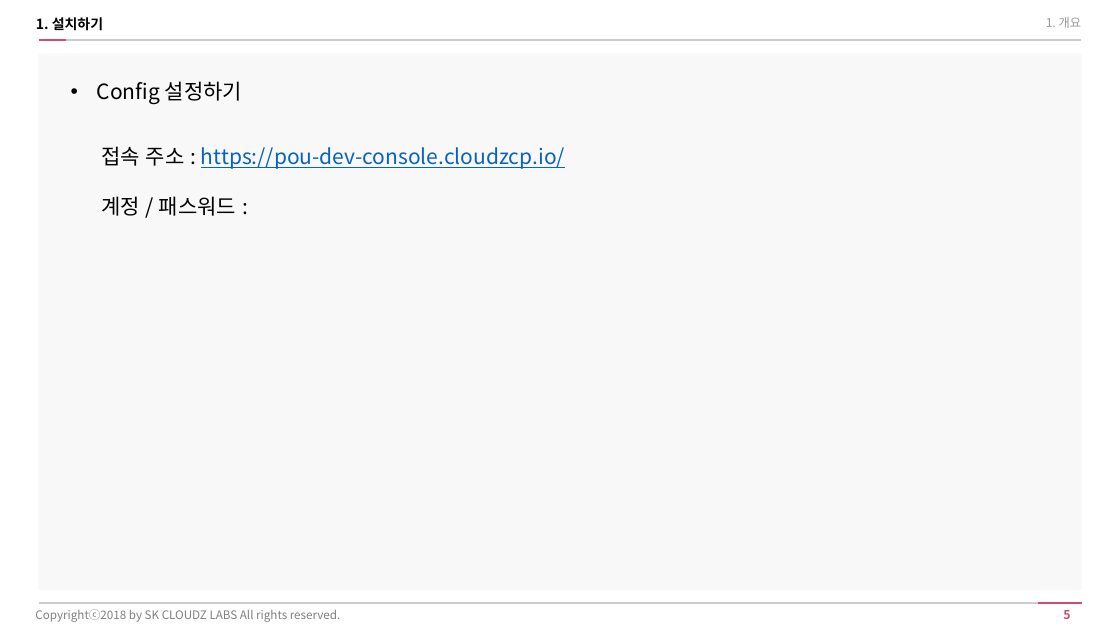
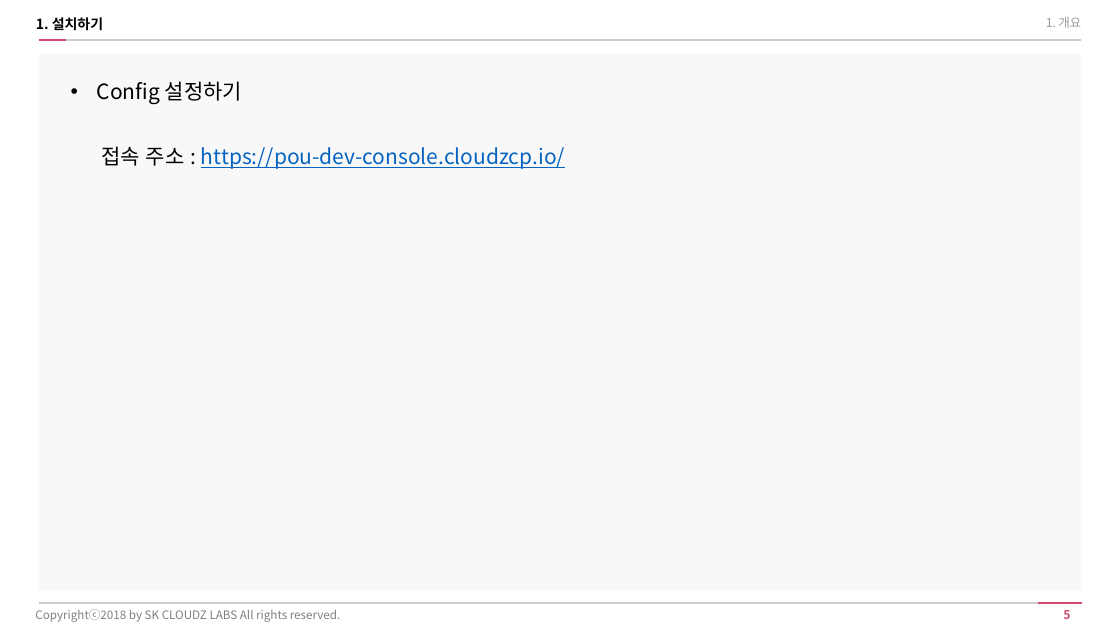
Before and after one commit to t-t-c/cloud-movie, a slide deck: slide 5 of docs/[CloudZ Labs] Kubernetes_시작하기(신입사원).pptx. Drawn at 1120x630 pixels with LibreOffice and Linux fonts; fonts in the diff are those of the drawing. Boxes give left, top, right and bottom in pixels: in the first picture for what was removed or moved away, otherwise in the second. Text is boxed around its words. In the diff, an @@ line names an element or a change of style, - is before the commit and + after.

```diff
--- a/docs/[CloudZ Labs] Kubernetes_시작하기(신입사원).pptx
+++ b/docs/[CloudZ Labs] Kubernetes_시작하기(신입사원).pptx
@@ text at [101,196,236,216]: paragraph removed @@
-계정 / 패스워드 :
```
Also in this commit, not shown: 2 other slides changed, 2 other files.
